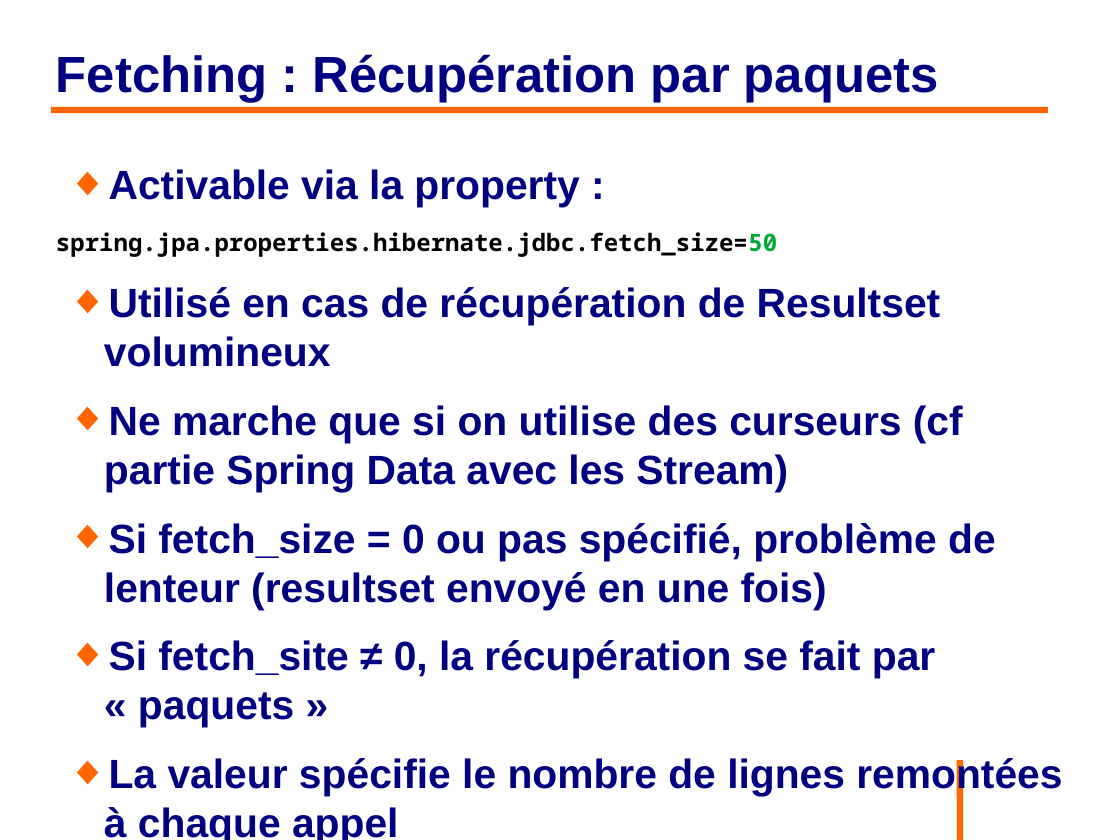
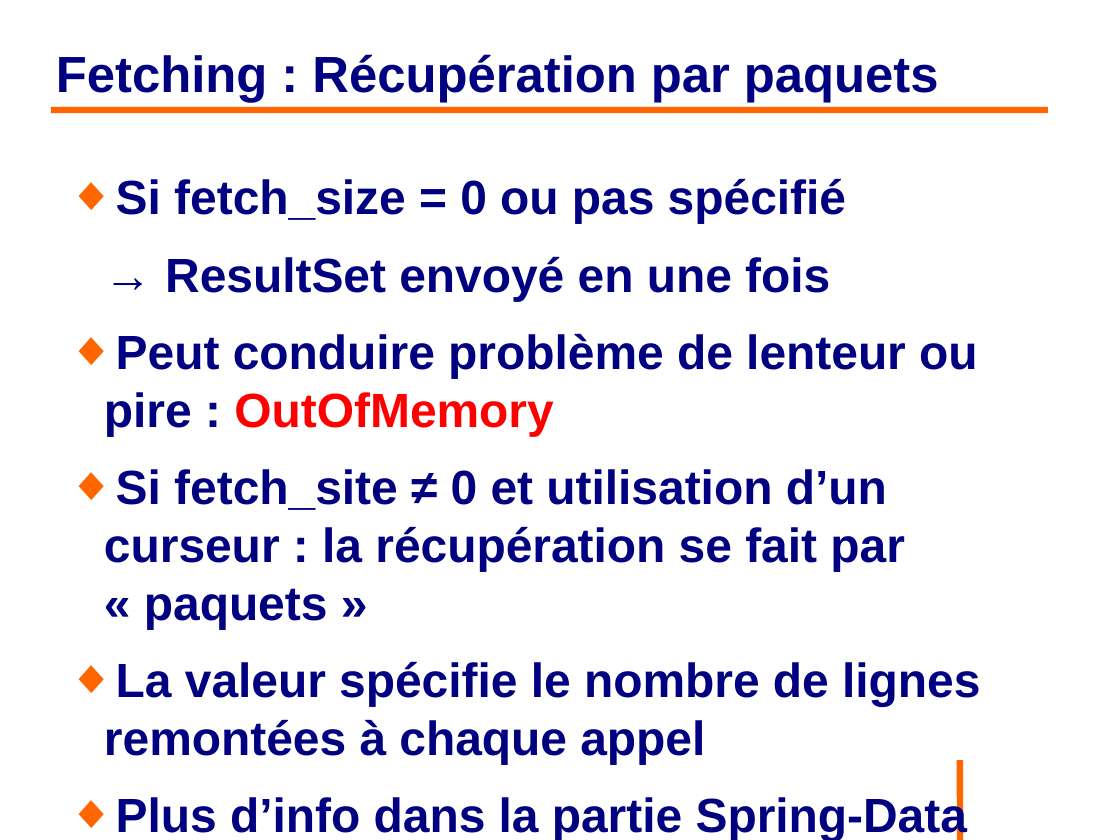
Before and after one commit to philphils/formation-hibernate-avancee, a slide deck: slide 26 of Documentation/diapo_formation_hibernate_avancee.odp (slide 23 before the commit). Drawn at 1120x840 pixels with LibreOffice and Linux fonts; fonts in the diff are those of the drawing; background and template pictures are left out. Boxes give left, top, right and bottom in pixels: in the first picture for what was removed or moved away, otherwise in the second. Text is boxed around its words. In the diff, an @@ line names an element or a change of style, - is before the commit and + after.

Commit message:
Précision allocation size

```diff
--- a/Documentation/diapo_formation_hibernate_avancee.odp
+++ b/Documentation/diapo_formation_hibernate_avancee.odp
@@ text at box(104, 178, 978, 630): text changed; size 28.9 to 34 pt @@
-◆ Activable via la property :
-spring.jpa.properties.hibernate.jdbc.fetch_size=50
-◆ Utilisé en cas de récupération de Resultset volumineux
-◆ Ne marche que si on utilise des curseurs (cf partie Spring Data avec les Stream)
-◆ Si fetch_size = 0 ou pas spécifié, problème de lenteur (resultset envoyé en une fois)
-◆ Si fetch_site ≠ 0, la récupération se fait par « paquets »
+◆ Si fetch_size = 0 ou pas spécifié
+→ ResultSet envoyé en une fois
+◆ Peut conduire problème de lenteur ou pire : OutOfMemory
+◆ Si fetch_site ≠ 0 et utilisation d’un curseur : la récupération se fait par « paquets »
@@ text at box(104, 661, 980, 765): size 28.9 to 34 pt in "La valeur spécifie le nombre de lignes ..." @@
@@ text at box(116, 794, 967, 840): text changed; size 28.9 to 34 pt @@
-◆ À spécifier systématiquement !
+◆ Plus d’info dans la partie Spring-Data
```
Also in this commit, not shown: 7 other slides changed, 1 slide added.
